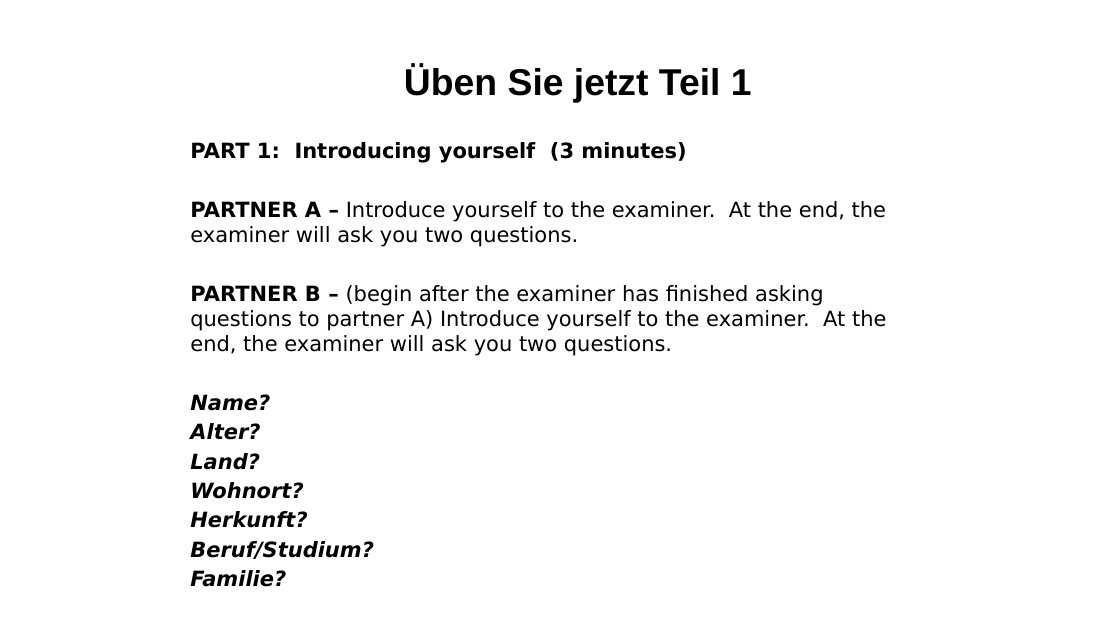
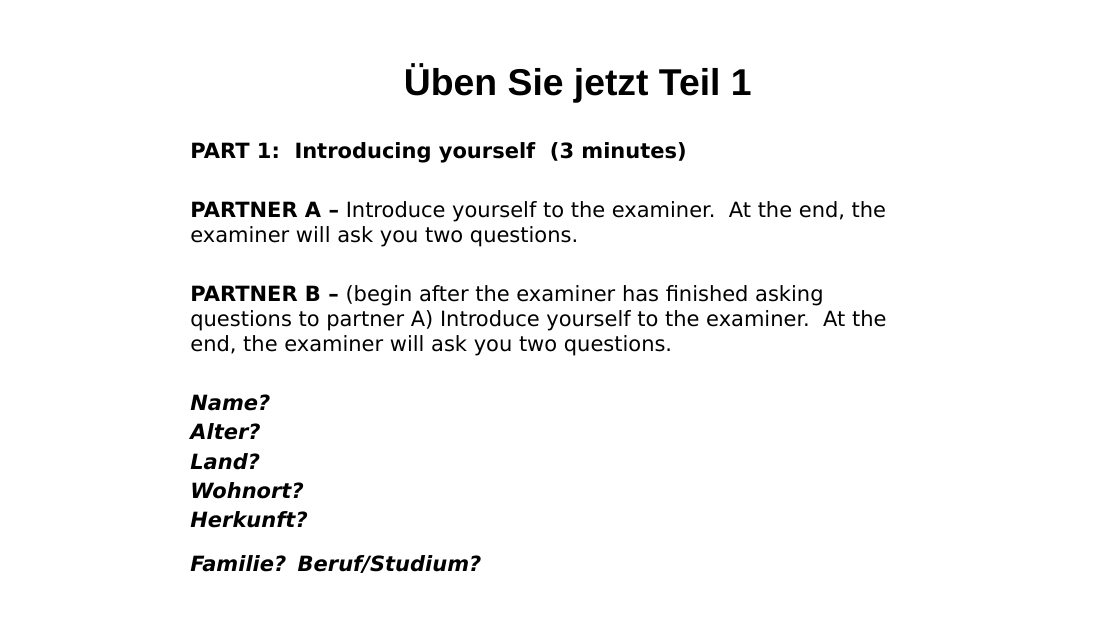
Before and after one commit to Miaozi775/UoM_files, a slide deck: slide 6 of 期末复习/51010_final/下册/10. Woche - German beginners(3).pptm. Drawn at 1120x630 pixels with LibreOffice and Linux fonts; fonts in the diff are those of the drawing; background and template pictures are left out. Boxes give left, top, right and bottom in pixels: in the first picture for what was removed or moved away, otherwise in the second. Text is boxed around its words. In the diff, an @@ line names an element or a change of style, - is before the commit and + after.

```diff
--- a/期末复习/51010_final/下册/10. Woche - German beginners(3).pptm
+++ b/期末复习/51010_final/下册/10. Woche - German beginners(3).pptm
@@ text at (190, 555, 482, 573): text changed @@
-Beruf/Studium?
-Familie?
+Familie? Beruf/Studium?
```
Also in this commit, not shown: 6 other files.
